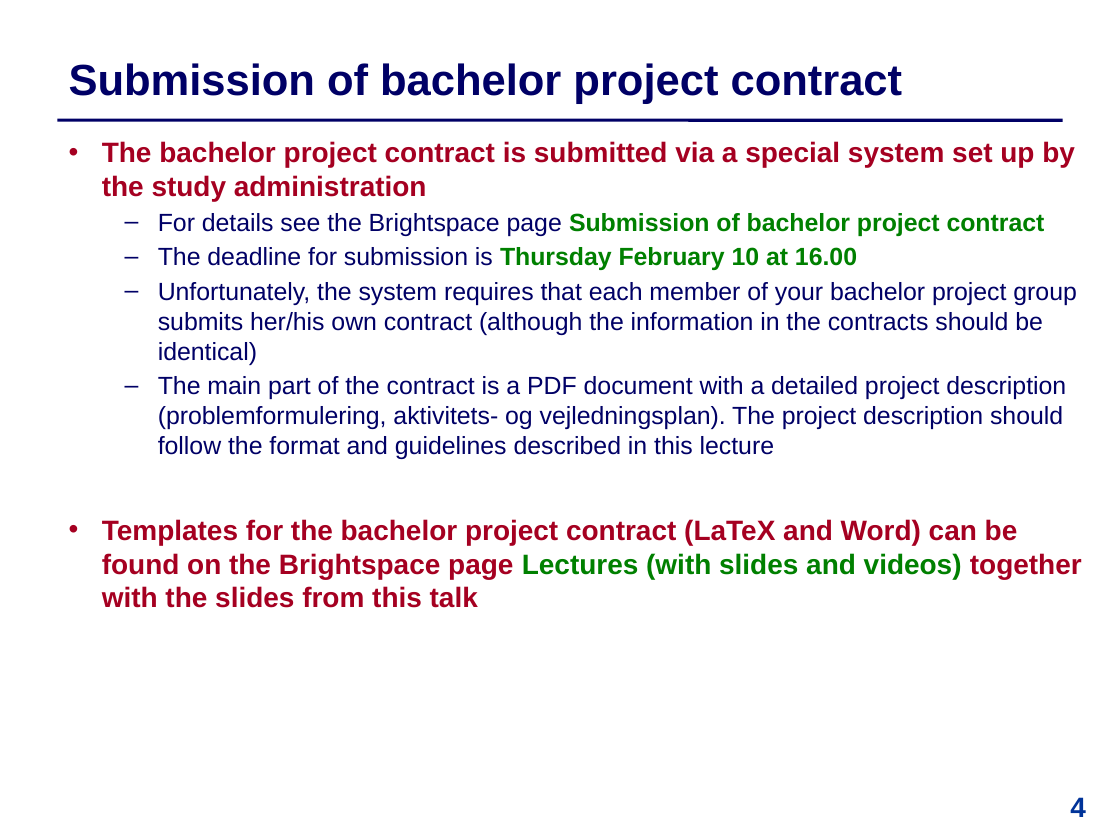
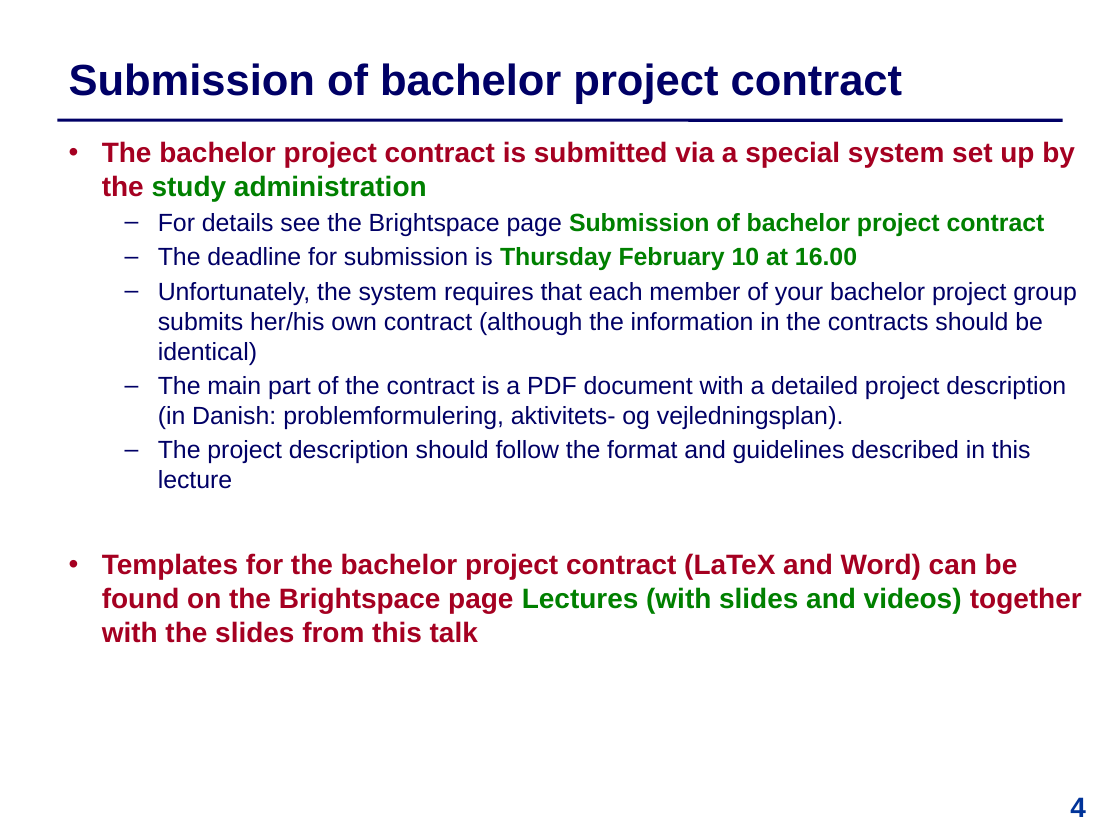
Before and after one commit to IntProgAU/Materiale, a slide deck: slide 4 of web/b22/1 Bachelor Contract .pptx. Drawn at 1120x840 pixels with LibreOffice and Linux fonts; fonts in the diff are those of the drawing. Boxes give left, top, right and bottom in pixels: in the first picture for what was removed or moved away, otherwise in the second. Text is boxed around its words. In the diff, an @@ line names an element or a change of style, - is before the commit and + after.

```diff
--- a/web/b22/1 Bachelor Contract .pptx
+++ b/web/b22/1 Bachelor Contract .pptx
@@ text at bbox=[102, 141, 1075, 201]: text colour #A50021 to #008000 in "study administration" @@
@@ text at bbox=[158, 376, 1066, 489]: text changed @@
-  – The main part of the contract is a PDF document with a detailed project description (problemformulering, aktivitets- og vejledningsplan). The project description should follow the format and guidelines described in this lecture
+  – The main part of the contract is a PDF document with a detailed project description (in Danish: problemformulering, aktivitets- og vejledningsplan).
+  – The project description should follow the format and guidelines described in this lecture
```
Also in this commit, not shown: 6 other slides changed, 2 other files.
